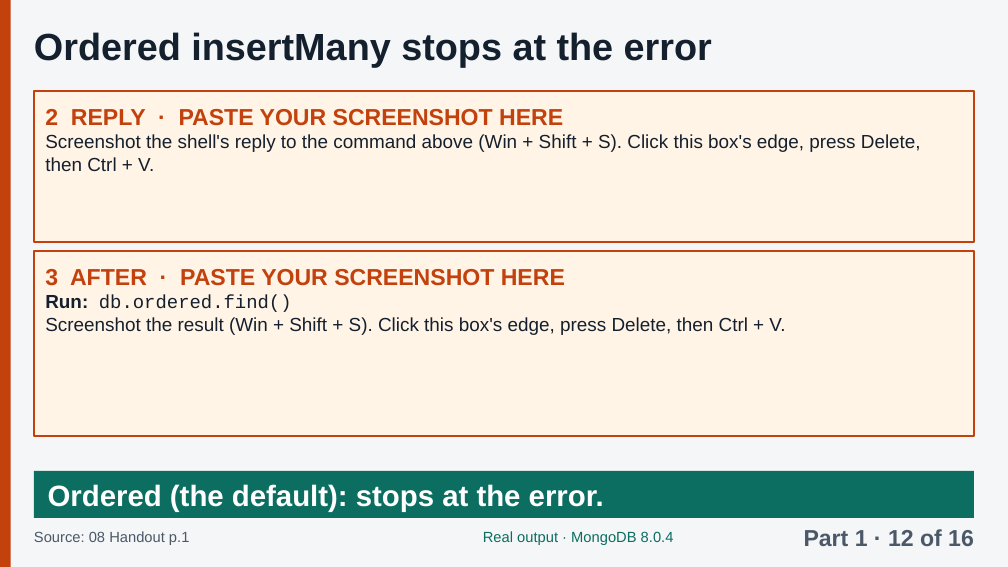
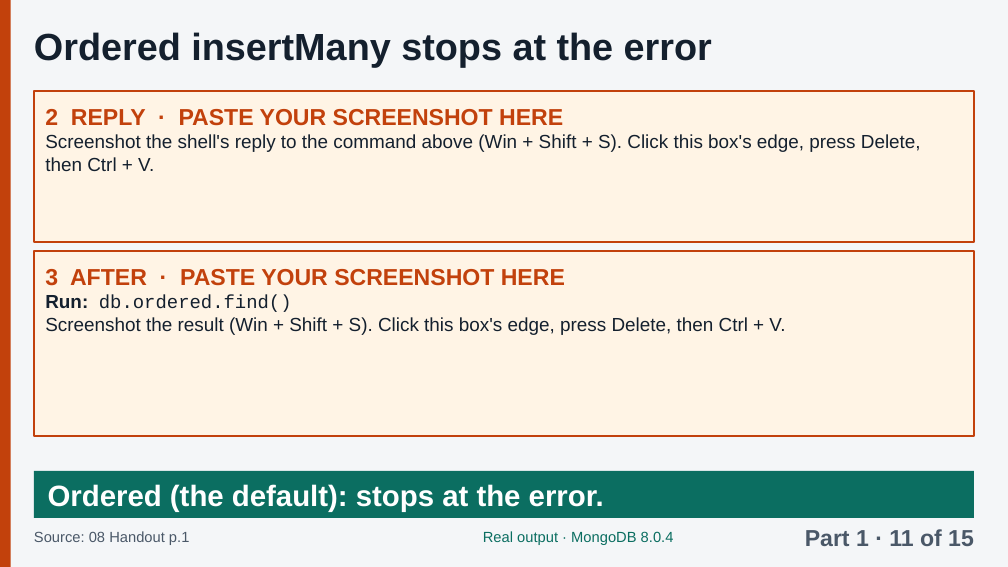
Before and after one commit to Tiredicey/ADBS, a slide deck: slide 14 of 02_GROUP_DECK/ADBS_GROUP_DECK.pptx (slide 17 before the commit). Drawn at 1008x567 pixels with LibreOffice and Linux fonts; fonts in the diff are those of the drawing. Boxes give left, top, right and bottom in pixels: in the first picture for what was removed or moved away, otherwise in the second. Text is boxed around its words. In the diff, an @@ line names an element or a change of style, - is before the commit and + after.

```diff
--- a/02_GROUP_DECK/ADBS_GROUP_DECK.pptx
+++ b/02_GROUP_DECK/ADBS_GROUP_DECK.pptx
@@ text at <box>805,529,974,546</box>: text changed @@
-Part 1 · 12 of 16
+Part 1 · 11 of 15
```
Also in this commit, not shown: 32 other slides changed, 4 slides removed, 3 other files.
